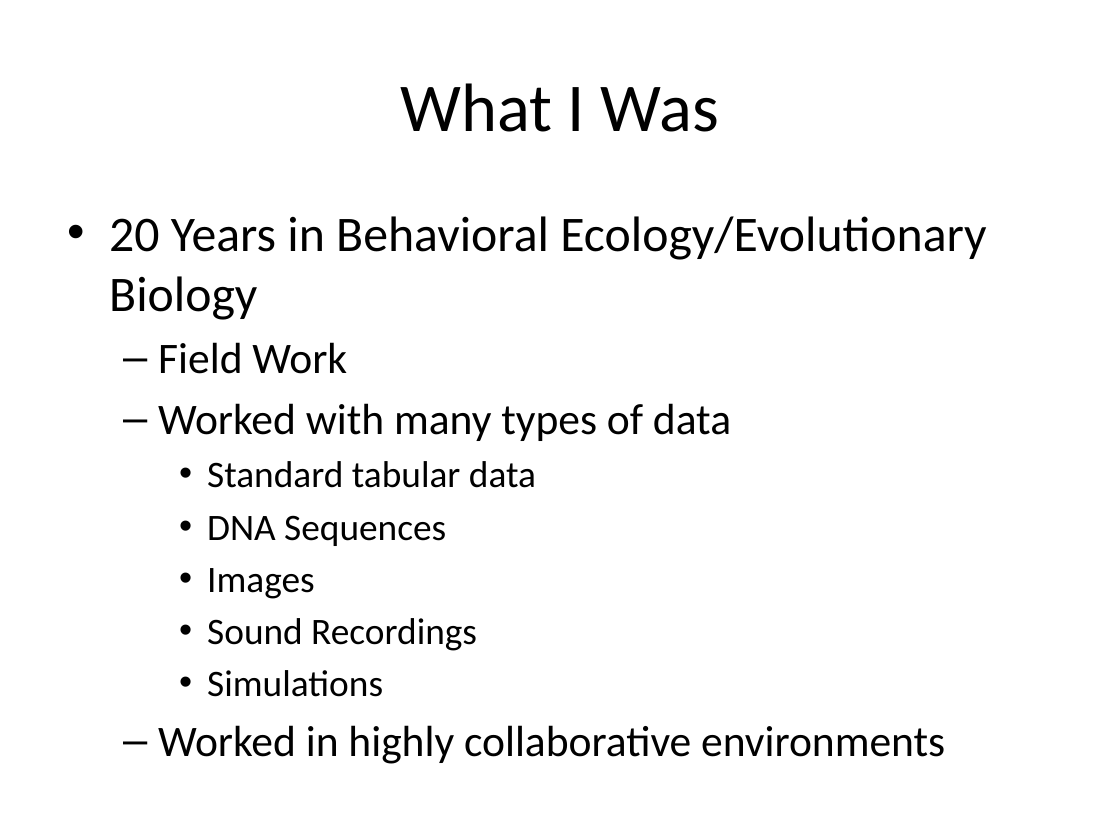
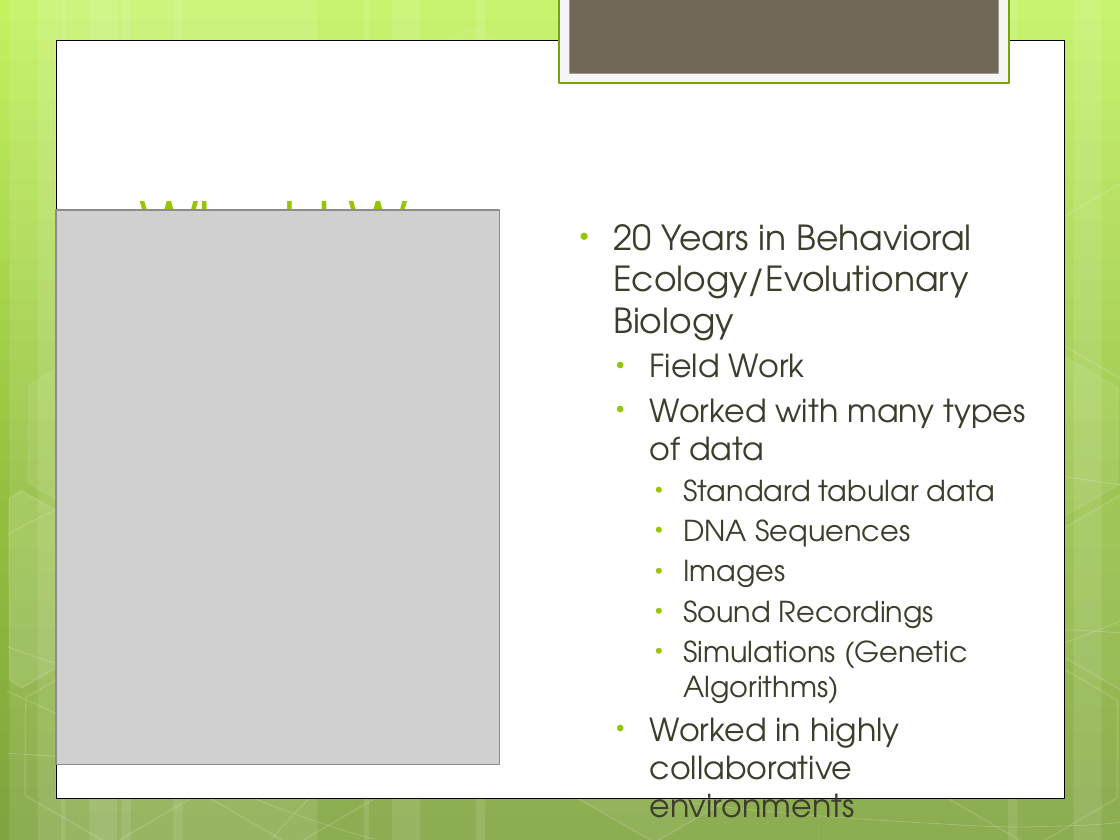
Before and after one commit to zoechao/teaching, a slide deck: slide 4 of maryland-lecture.pptx. Drawn at 1120x840 pixels with LibreOffice and Linux fonts; fonts in the diff are those of the drawing; grey boxes stand for pictures. Boxes give left, top, right and bottom in pixels: in the first picture for what was removed or moved away, otherwise in the second. Text is boxed around its words. In the diff, an @@ line names an element or a change of style, - is before the commit and + after.

```diff
--- a/maryland-lecture.pptx
+++ b/maryland-lecture.pptx
@@ background #FFFFFF to gradient #C3F35F to #93BF3F to #81A53E @@
@@ rectangle added at <box>559,0,1009,83</box>, fill #F5F5F5, outline #74A510 1.25 pt @@
@@ rectangle added at <box>569,0,998,74</box>, fill #71685A @@
@@ rectangle added at <box>56,40,1064,797</box>, fill #FFFFFF, outline #000000 0.5 pt @@
@@ title "What I Was": place and size @@
-title "What I Was" at <box>401,83,719,132</box>
+title "What I Was" at <box>139,182,473,211</box>
@@ title "What I Was" at <box>139,182,473,211</box>: size 44 to 40 pt, font Calibri to TeX Gyre Adventor, text colour #000000 to #94C600; alignment centre to left; vertical alignment middle to bottom @@
@@ group added at <box>0,0,1120,840</box>: 12 rectangles, 8 freeform shapes, 8 hexagons @@
@@ picture added at <box>56,211,500,765</box> @@
@@ text "20 Years in Behavioral Ecology/Evolutionary ...": place and size @@
-text "20 Years in Behavioral Ecology/Evolutionary ..." at <box>109,216,986,764</box>
+text "20 Years in Behavioral Ecology/Evolutionary ..." at <box>613,224,1025,795</box>
@@ text at <box>613,224,1025,795</box>: size 32 to 22.2 pt in "20 Years in Behavioral Ecology/Evolutionary Biology"; font Calibri to TeX Gyre Adventor, text colour #000000 to #3E3D2D in "20 Years in Behavioral Ecology/Evolutionary Biology", "Field Work", "Worked with many types of data", "Standard tabular data" and 4 more places; size 28 to 20.4 pt in "Field Work", "Worked with many types of data", "Worked in highly collaborative environments"; size 24 to 18.5 pt in "Standard tabular data", "DNA Sequences", "Images", "Sound Recordings"; indent changed; less space between paragraphs; bullet – to • @@
@@ text at <box>683,640,968,704</box>: text changed; size 24 to 18.5 pt; font Calibri to TeX Gyre Adventor; text colour #000000 to #3E3D2D @@
-    • Simulations
+    • Simulations (Genetic Algorithms)
```
Also in this commit, not shown: 30 other slides changed, 3 slides added, 3 slides removed.
